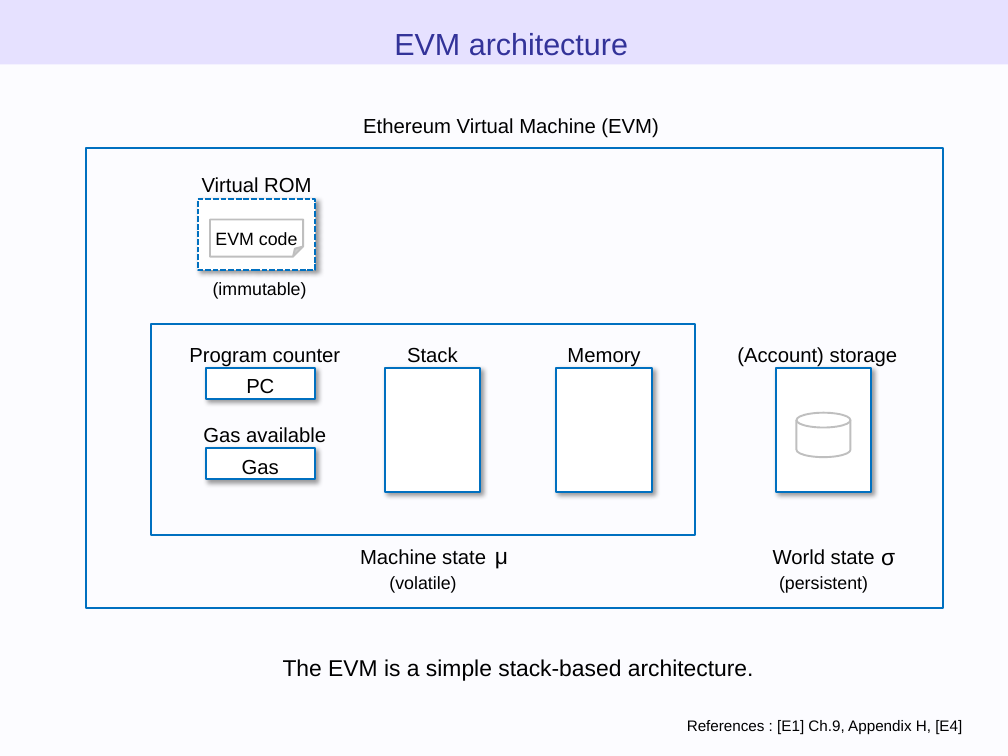
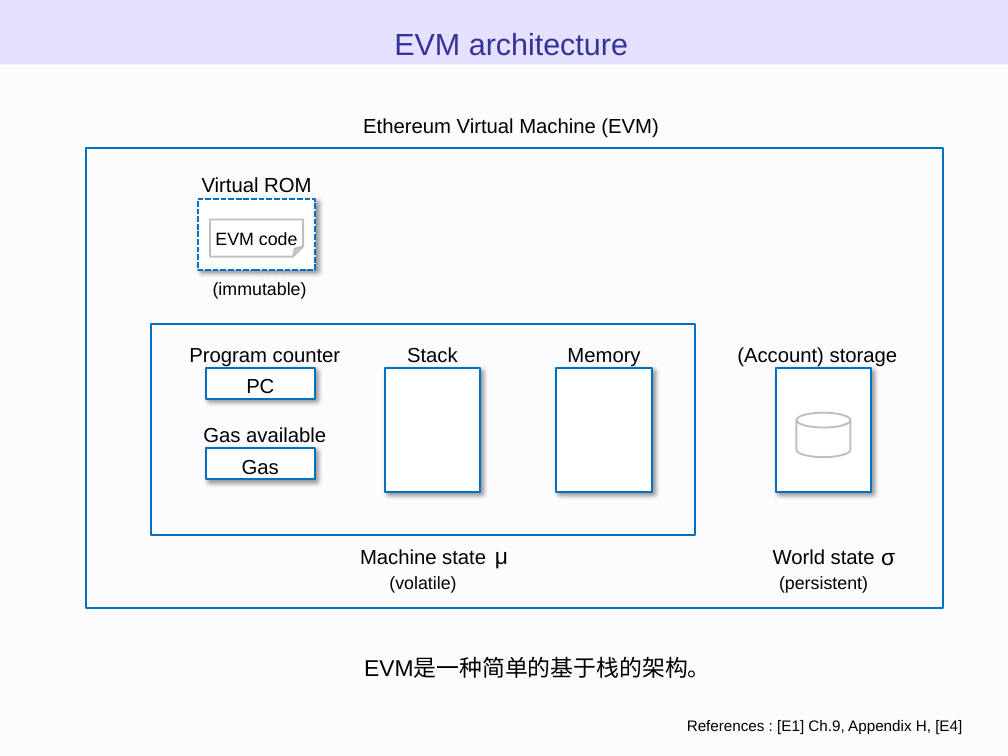
Before and after one commit to WTNO/Evm_Js_Learning, a slide deck: slide 48 of ethereum_evm_illustrated - 翻译.pptx. Drawn at 1008x756 pixels with LibreOffice and Linux fonts; fonts in the diff are those of the drawing. Boxes give left, top, right and bottom in pixels: in the first picture for what was removed or moved away, otherwise in the second. Text is boxed around its words. In the diff, an @@ line names an element or a change of style, - is before the commit and + after.

```diff
--- a/ethereum_evm_illustrated - 翻译.pptx
+++ b/ethereum_evm_illustrated - 翻译.pptx
@@ text at (x1=364, y1=658, x2=711, y2=678): text changed @@
-The EVM is a simple stack-based architecture.
+EVM是一种简单的基于栈的架构。
```
Also in this commit, not shown: 7 other slides changed, 1 other file.
